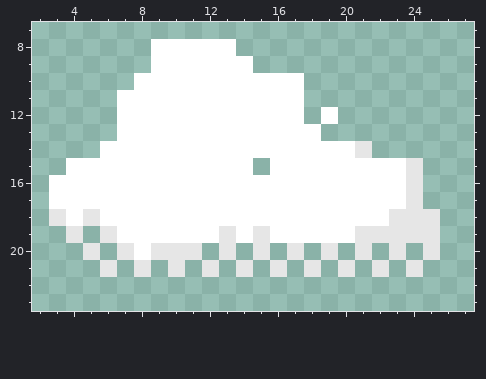
Pixel-art sprite, stored at Game/Assets/Art/Nuvem/nuve.png. This is how it looked before the edit.
Shown: x 2..27, y 7..23.
The same view after the edit:
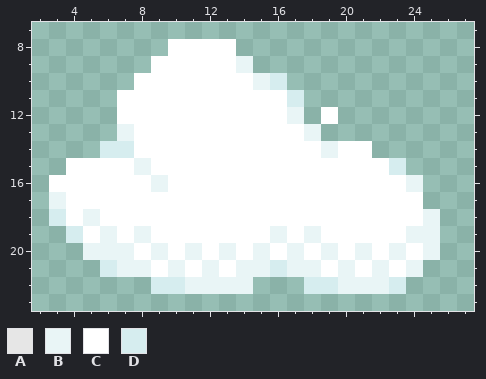
Palette (. is transparent): A #e6e6e6  B #e9f5f6  C #ffffff  D #d6edef
From old to new:
file 30x30 -> 300x300 pixels (blocks of 1x1 -> 10x10; one block is one cell here)
y 8: x 9 C -> .
y 9: x 14 C -> B
y 10: x 15..17 CCC -> BD.
y 11: x 17 C -> D
y 12: x 17 C -> B
y 13: x 7 C -> B; x 18 C -> B
y 14: x 6..7 CC -> DD; x 19 C -> B; x 21 A -> C
y 15: x 8 C -> B; x 15 . -> C; x 23..24 CA -> D.
y 16: x 9 C -> B; x 24 A -> B
y 17: x 3 C -> B; x 24 A -> C
y 18: x 3 A -> D; x 5 A -> B; x 23..25 AAA -> CCB
y 19: x 4..6 A.A -> DCB; x 8 C -> B; x 13 A -> C; x 15..16 AC -> CB; x 18 C -> B; x 21..25 AAAAA -> CCCBB
y 20: x 5..7 A.A -> BBB; x 9..25 AAA.A.A.A.A.A.A.A -> BCBCBCBCBCBCBCBCB
y 21: x 6..24 A.A.A.A.A.A.A.A.A.A -> DBBCBCBCBBDBBCBCBCB
y 22: x 9..14 ...... -> DDBBBB; x 18..23 ...... -> DDBBBD
